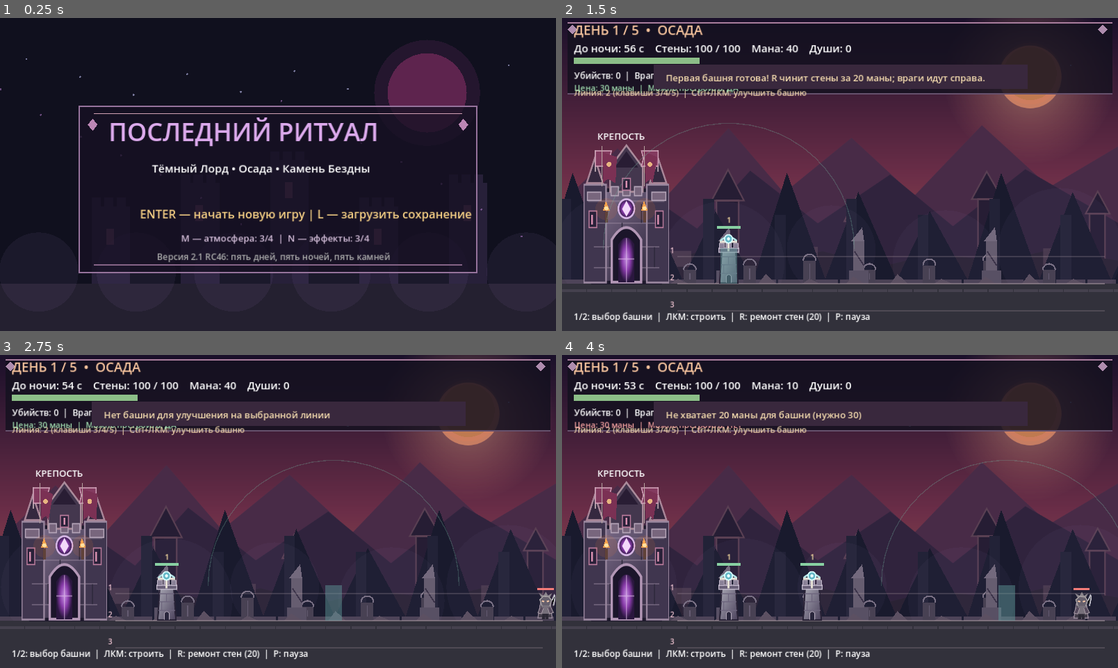
Above: before the commit, frames 1-4 (two rows, left to right).
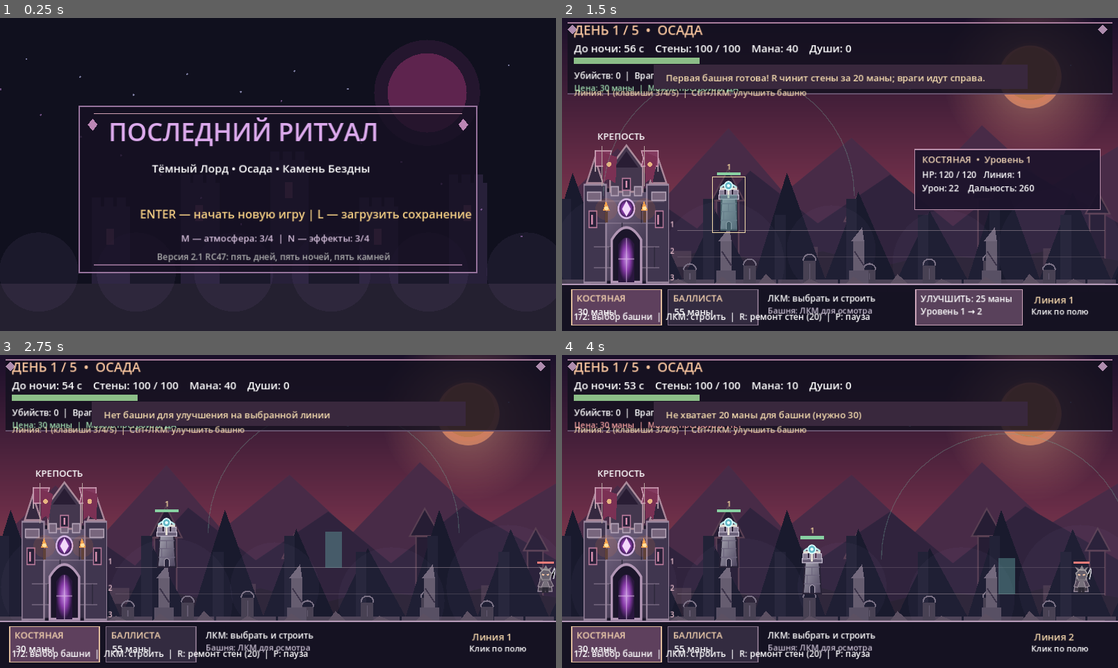
Above: after the commit, the same moments.

Repository: DoctorStrangeSH/Last-Ritual
Game: Godot game, scene res://scenes/main.tscn
Two runs of this game, one before a commit and one after it. Both use one fixed random seed, a clock stepped at 60 frames per second and the inputs below.
Inputs (mouse positions are in pixels of both pictures, inside the frame that each line leads up to):
- Up to frame 1 (0.25 s): no input
- Up to frame 2 (1.5 s): tap Enter (ui_accept) at 0.5, 0.77 s; move the mouse to (962, 158) at 0.52 s; hold Right (ui_right) 0.53-1.28 s; hold Ctrl 0.53-1.28 s; click (962, 158) at 0.67 s; tap Keypad Enter at 0.8, 1.35 s; move the mouse to (728, 190) at 1.27 s; hold Left (ui_left) from 1.28 s (still down); click (728, 190) at 1.42 s
- Up to frame 3 (2.75 s): tap Enter (ui_accept) at 1.52 s; tap C at 1.55, 2.1 s; move the mouse to (333, 442) at 2.02 s; release Left (ui_left) at 2.03 s; hold Right (ui_right) from 2.03 s (still down); hold Ctrl from 2.03 s (still down); click (333, 442) at 2.17 s
- Up to frame 4 (4 s): move the mouse to (812, 574) at 2.77 s; release Right (ui_right) at 2.78 s; release Ctrl at 2.78 s; hold W 2.78-3.53 s; tap Ctrl at 2.85 s; click (812, 574) at 2.92 s; tap Enter (ui_accept) at 3.02, 3.77 s; tap Keypad Enter at 3.05, 3.6 s; move the mouse to (1006, 558) at 3.52 s; hold Left (ui_left) from 3.53 s (still down); click (1006, 558) at 3.67 s; tap C at 3.8 s

The runs differ from the first frame. In frame 1, less than 0.1% of the frame differs, in the area x 39-41%, y 75-78%; in frame 2, 20%, in the area x 0-100%, y 22-100%; in frame 3, 16%; in frame 4, 16%.

Commit message:
ui: mouse build palette, contextual tower inspection and upgrade button

Diff:
--- a/scripts/main.gd
+++ b/scripts/main.gd
@@ -1,5 +1,5 @@
 extends Node2D
-## Last Ritual v2.1-rc46: tower upgrades HP three lanes and night reset, Godot 4.2+
+## Last Ritual v2.1-rc47: clickable tower defense palette, Godot 4.2+
 const W := 1152.0
 const H := 648.0
 const FLOOR := 550.0
@@ -50,7 +50,8 @@
 var repairs_today := 0
 var selected_build := "bone"
 var selected_lane := 1
-const LANE_OFFSETS := [-56.0, 0.0, 56.0]
+const LANE_OFFSETS := [-110.0, -55.0, 0.0]
+var selected_tower_index := -1
 var day_elapsed := 0.0
 var current_day := 1
 var stones_collected := 0
@@ -90,6 +91,7 @@
     repairs_today = 0
     selected_build = "bone"
     selected_lane = 1
+    selected_tower_index = -1
     day_elapsed = 0.0
     current_day = 1
     stones_collected = 0
@@ -252,6 +254,7 @@
         shots.clear()
         player_hp = 100.0
         towers.clear()
+        selected_tower_index = -1
         show_notice("День %d: башни прошлого дня исчезли. Построй новую оборону!" % current_day)
     elif mana >= 50 and souls >= 8:
         mana -= 50
@@ -384,11 +387,41 @@
     return true
 
 func _input(event: InputEvent) -> void:
-    if (phase == "day" or phase == "final_siege") and not paused and event is InputEventMouseButton and event.pressed and event.button_index == MOUSE_BUTTON_LEFT:
-        if Input.is_key_pressed(KEY_CTRL):
-            upgrade_tower(get_global_mouse_position().x, selected_lane)
-        else:
-            build_tower(selected_build, get_global_mouse_position().x, selected_lane)
+    if (phase != "day" and phase != "final_siege") or paused:
+        return
+    if not (event is InputEventMouseButton) or not event.pressed or event.button_index != MOUSE_BUTTON_LEFT:
+        return
+    var mouse: Vector2 = get_global_mouse_position()
+    # Bottom build palette is clickable and cannot accidentally place towers.
+    if mouse.y >= 554.0:
+        if mouse.x >= 20.0 and mouse.x <= 206.0:
+            selected_build = "bone"
+            selected_tower_index = -1
+        elif mouse.x >= 220.0 and mouse.x <= 406.0:
+            selected_build = "fire"
+            selected_tower_index = -1
+        elif mouse.x >= 735.0 and mouse.x <= 955.0 and selected_tower_index >= 0 and selected_tower_index < towers.size():
+            var tower: Dictionary = towers[selected_tower_index]
+            upgrade_tower(float(tower["x"]), int(tower.get("lane", 1)))
+        return
+    var lane: int = 0
+    var nearest_distance: float = INF
+    for lane_index in range(3):
+        var dy: float = absf(mouse.y - (FLOOR + float(LANE_OFFSETS[lane_index]) - 48.0))
+        if dy < nearest_distance:
+            nearest_distance = dy
+            lane = lane_index
+    selected_lane = lane
+    for i in range(towers.size()):
+        if int(towers[i].get("lane", 1)) == lane and absf(float(towers[i]["x"]) - mouse.x) <= 32.0:
+            selected_tower_index = i
+            show_notice("Башня выбрана. Улучшение — кнопка снизу.")
+            return
+    selected_tower_index = -1
+    if Input.is_key_pressed(KEY_CTRL):
+        upgrade_tower(mouse.x, lane)
+    else:
+        build_tower(selected_build, mouse.x, lane)
 
 func buy_upgrade(kind: String) -> void:
     if stones_collected >= 5:
@@ -455,6 +488,7 @@
             return
     mana -= cost
     towers.append({"x": mx, "type": kind, "lane": lane, "level": 1, "hp": 120.0 if kind == "bone" else 165.0, "cooldown": 0.0})
+    selected_tower_index = towers.size() - 1
     towers_built += 1
     show_notice("Построено: " + ("Костяная башня" if kind == "bone" else "Адская баллиста"))
     if current_day == 1 and towers.size() == 1:
@@ -474,6 +508,7 @@
 
 func begin_night() -> void:
     phase = "night"
+    selected_tower_index = -1
     towers.clear()
     stone_taken = false
     player = Vector2(95, FLOOR - 25)
@@ -975,7 +1010,7 @@
         label("Тёмный Лорд • Осада • Камень Бездны", 315, 320, 23)
         label("ENTER — начать новую игру | L — загрузить сохранение", 290, 415, 24, Color("f5cf84"))
         label("M — атмосфера: %d/4  |  N — эффекты: %d/4" % [music_volume, effects_volume], 375, 463, 19, Color("d5bfda"))
-        label("Версия 2.1 RC46: пять дней, пять ночей, пять камней", 325, 501, 18, Color("aaaaaa"))
+        label("Версия 2.1 RC47: пять дней, пять ночей, пять камней", 325, 501, 18, Color("aaaaaa"))
         return
     if phase == "win" or phase == "lose":
         if phase == "win":
@@ -1084,11 +1119,14 @@
                 var lane_y: float = FLOOR + float(LANE_OFFSETS[lane_index])
                 draw_line(Vector2(239.0, lane_y), Vector2(1125.0, lane_y), Color("b7a5ad", 0.47 if selected_lane == lane_index else 0.22), 2.0)
                 label("%d" % (lane_index + 1), 224.0, lane_y - 7.0, 15, Color("f1c6d3"))
-            for tower in towers:
+            for tower_i in range(towers.size()):
+                var tower: Dictionary = towers[tower_i]
                 var tx: float = tower["x"]
                 var tower_y: float = FLOOR + float(LANE_OFFSETS[int(tower.get("lane", 1))])
                 var tower_art: Texture2D = preload("res://assets/towers/bone_tower.svg") if tower["type"] == "bone" else preload("res://assets/towers/infernal_ballista.svg")
                 draw_texture_rect(tower_art, Rect2(tx - 30.0, tower_y - 106.0, 60.0, 106.0), false)
+                if selected_tower_index == tower_i:
+                    draw_rect(Rect2(tx - 34.0, tower_y - 111.0, 68.0, 115.0), Color("f7dfad"), false, 2.0)
                 var hp_ratio: float = clampf(float(tower.get("hp", tower_max_hp(tower))) / tower_max_hp(tower), 0.0, 1.0)
                 box(Rect2(tx - 24.0, tower_y - 120.0, 48.0, 6.0), Color("442b36"))
                 box(Rect2(tx - 24.0, tower_y - 120.0, 48.0 * hp_ratio, 6.0), Color("88d0a2") if hp_ratio > 0.3 else Color("ec7778"))
@@ -1155,6 +1193,34 @@
             label("Убийств: %d  |  Врагов: %d  |  Выбрано: %s" % [kills_today, enemies.size(), "Костяная" if selected_build == "bone" else "Баллиста"], 25, 126, 18)
             label("Линия: %d (клавиши 3/4/5)  |  Ctrl+ЛКМ: улучшить башню" % (selected_lane + 1), 25, 161, 17, Color("f1d5ac"))
             label("Цена: %d маны  |  Можно построить: %s" % [30 if selected_build == "bone" else 55, "ДА" if mana >= (30 if selected_build == "bone" else 55) else "НЕТ"], 25, 151, 17, Color("9ed9ad") if mana >= (30 if selected_build == "bone" else 55) else Color("f3a0a0"))
+            # RTS-style mouse palette: build cards and contextual tower inspection.
+            box(Rect2(0.0, 551.0, W, 97.0), Color(0.08, 0.065, 0.13, 0.96))
+            draw_line(Vector2(0, 551), Vector2(W, 551), Color("b59ab9"), 3.0)
+            for card_index in range(2):
+                var card_x: float = 20.0 + float(card_index) * 200.0
+                var card_kind: String = "bone" if card_index == 0 else "fire"
+                box(Rect2(card_x, 562.0, 186.0, 74.0), Color("5e405d") if selected_build == card_kind else Color("332b40"))
+                draw_rect(Rect2(card_x, 562.0, 186.0, 74.0), Color("e2be9e") if selected_build == card_kind else Color("806d85"), false, 2.0)
+                label("КОСТЯНАЯ" if card_index == 0 else "БАЛЛИСТА", card_x + 10.0, 587.0, 19, Color("f4d2af"))
+                label("30 маны" if card_index == 0 else "55 маны", card_x + 12.0, 615.0, 19)
+            label("ЛКМ: выбрать и строить", 426.0, 587.0, 18)
+            label("Башня: ЛКМ для осмотра", 426.0, 612.0, 17, Color("c8bed1"))
+            if selected_tower_index >= 0 and selected_tower_index < towers.size():
+                var inspected: Dictionary = towers[selected_tower_index]
+                var level: int = int(inspected.get("level", 1))
+                var price: int = 25 * level
+                box(Rect2(733.0, 562.0, 221.0, 74.0), Color("59415b"))
+                draw_rect(Rect2(733.0, 562.0, 221.0, 74.0), Color("cda6ba"), false, 2.0)
+                label("УЛУЧШИТЬ: %s" % ("MAX" if level >= 3 else "%d маны" % price), 743.0, 588.0, 18)
+                label("Уровень %d → %d" % [level, mini(level + 1, 3)], 743.0, 614.0, 18)
+                box(Rect2(731.0, 272.0, 384.0, 125.0), Color(0.11, 0.075, 0.17, 0.93))
+                draw_rect(Rect2(731.0, 272.0, 384.0, 125.0), Color("b98faa"), false, 2.0)
+                label("%s  •  Уровень %d" % ["КОСТЯНАЯ" if inspected["type"] == "bone" else "БАЛЛИСТА", level], 746.0, 300.0, 19, Color("eed3b4"))
+                label("HP: %d / %d   Линия: %d" % [ceili(float(inspected.get("hp", 0.0))), ceili(tower_max_hp(inspected)), int(inspected.get("lane", 1)) + 1], 746.0, 331.0, 18)
+                var damage: float = (22.0 if inspected["type"] == "bone" else 65.0) * (1.0 + 0.45 * float(level - 1)) * (1.35 if tower_power_level > 0 else 1.0)
+                label("Урон: %d    Дальность: %d" % [ceili(damage), 260 if inspected["type"] == "bone" else 375], 746.0, 359.0, 18)
+            label("Линия %d" % (selected_lane + 1), 978.0, 591.0, 20, Color("f3d6ab"))
+            label("Клик по полю", 972.0, 614.0, 17)
             if current_day == 1 and phase == "day" and towers.is_empty():
                 box(Rect2(245, 176, 688, 73), Color(0.15, 0.11, 0.22, 0.85))
                 label("ПЕРВЫЙ ДЕНЬ: 1 — костяная башня (30 маны)", 267, 205, 22, Color("f4d09b"))
